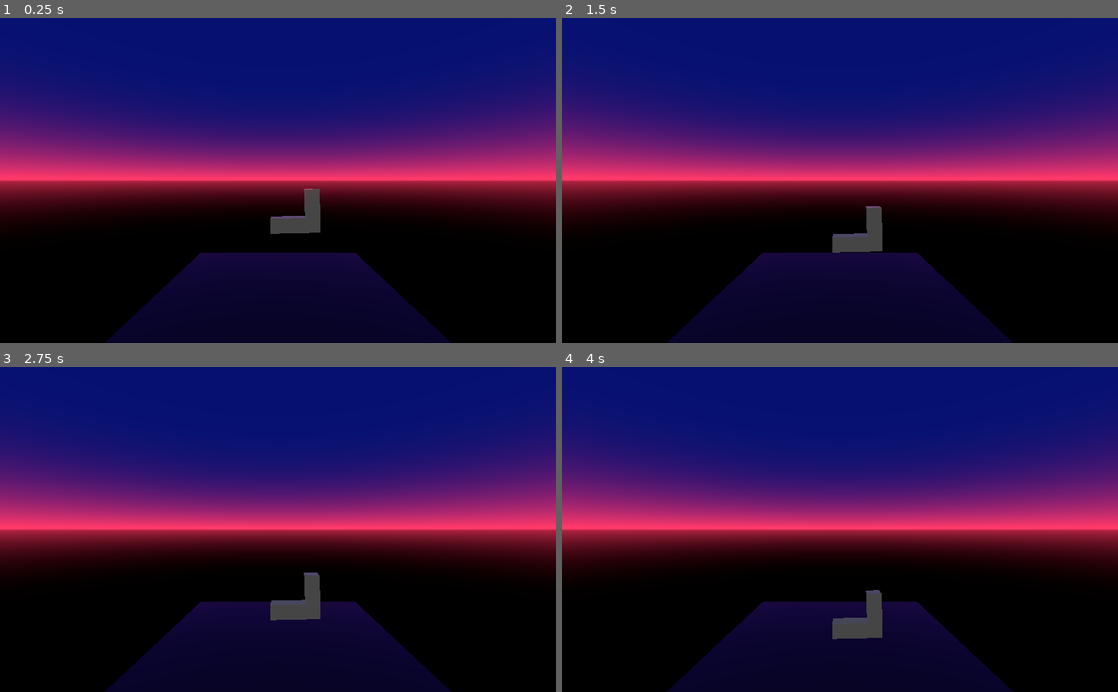
Above: before the commit, frames 1-4 (two rows, left to right).
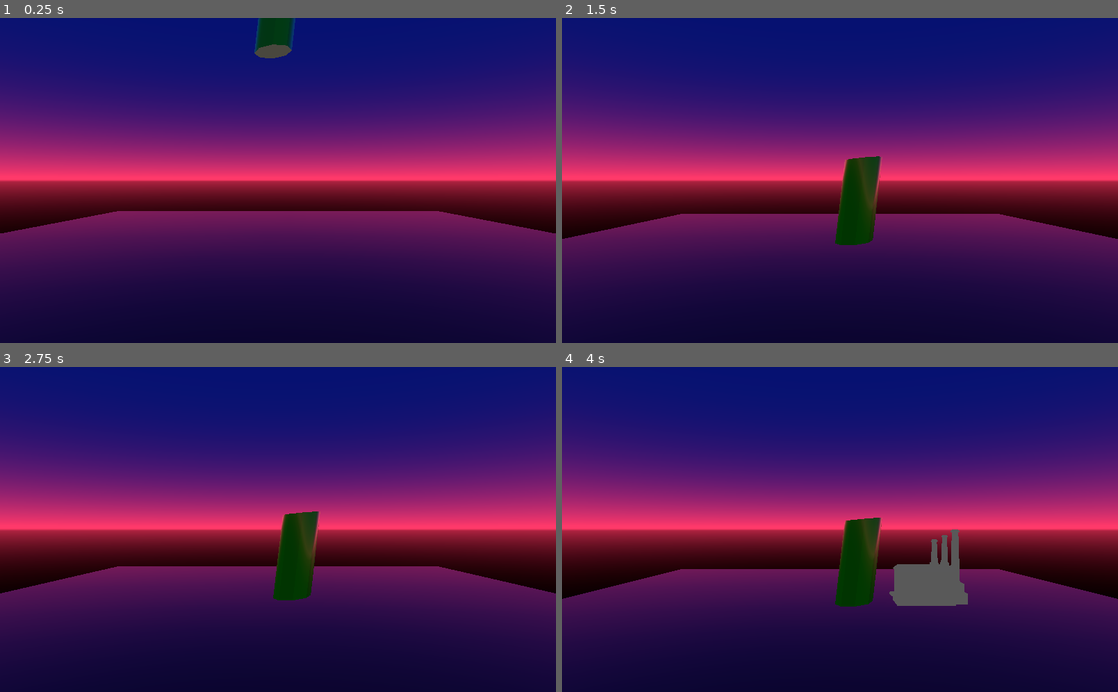
Above: after the commit, the same moments.

Repository: outfrost/SGJ19
Game: Godot game, scene res://main_scene.tscn
The game is run twice, just before and just after one commit, with the same random seed, the same clock (stepped at 60 frames per second) and the same inputs.
Inputs:
- Up to frame 1 (0.25 s): no input
- Up to frame 2 (1.5 s): hold D (move_block_right, bound only after the commit) 0.53-1.28 s; tap Space (drop_block, bound only after the commit) at 0.6, 1.35 s; hold A (move_block_left, bound only after the commit) from 1.28 s (still down)
- Up to frame 3 (2.75 s): release A (move_block_left, bound only after the commit) at 2.03 s; hold D (move_block_right, bound only after the commit) from 2.03 s (still down); tap Space (drop_block, bound only after the commit) at 2.1 s
- Up to frame 4 (4 s): tap Space (drop_block, bound only after the commit) at 2.85, 3.6 s; release D (move_block_right, bound only after the commit) at 3.53 s; hold A (move_block_left, bound only after the commit) from 3.53 s (still down)

The runs differ from the first frame. In frame 1, 48% of the frame differs, in the area x 0-100%, y 0-100%; in frame 2, 47%; in frame 3, 47%; in frame 4, 46%.

Commit message:
Make shit randomly fall from the sky and drop down and stick to other shit

Diff:
--- /dev/null
+++ b/BlockSpawner.gd
@@ -0,0 +1,37 @@
+extends Spatial
+
+# Declare member variables here.
+const blockScenePaths = PoolStringArray([ "res://items/cart01-01.tscn",
+                                          "res://items/cucumbertower.tscn",
+                                          "res://items/eiffeltower.tscn",
+                                          "res://items/factory01-01.tscn",
+                                          "res://items/tetrisblockL.tscn" ])
+const spawnInterval = 3.0
+const advanceVelocity = Vector3(0.0, 0.25, 0.0)
+
+var timeSinceLastSpawn = spawnInterval
+var itemScenes = Array()
+
+# Called when the node enters the scene tree for the first time.
+func _ready():
+	for path in blockScenePaths:
+		itemScenes.append(load(path))
+	randomize()
+
+# Called every frame. 'delta' is the elapsed time since the previous frame.
+func _process(delta):
+	timeSinceLastSpawn += delta
+	while timeSinceLastSpawn >= spawnInterval:
+		timeSinceLastSpawn -= spawnInterval
+		spawnItem()
+
+func _physics_process(delta):
+	translate(advanceVelocity * delta)
+
+func spawnItem():
+	var spatial = randomItemScene().instance() as Spatial
+	spatial.translation = translation
+	get_parent().add_child(spatial)
+
+func randomItemScene():
+	return itemScenes[int(rand_range(0, itemScenes.size() - 0.5))]
--- a/items/FallingBlockKinematic.gd
+++ b/items/FallingBlockKinematic.gd
@@ -1,4 +1,8 @@
 extends KinematicBody
+
+const fallVelocity = Vector3(0.0, -5.0, 0.0)
+const drop = Vector3(0.0, -1024.0, 0.0)
+const movementVelocity = Vector3(10.0, 0.0, 0.0)
 
 # Declare member variables here. Examples:
 var falling = true
@@ -13,7 +17,12 @@
 
 func _physics_process(delta):
 	if falling:
-		var collisions = self.move_and_collide(Vector3(0.0, -1.0, 0.0).normalized() * 2.0 * delta, true, false)
-		if collisions:
-			print_debug(collisions)
+		if Input.is_action_pressed("move_block_left"):
+			move_and_collide(- movementVelocity * delta, true, false)
+		if Input.is_action_pressed("move_block_right"):
+			move_and_collide(movementVelocity * delta, true, false)
+
+		if Input.is_action_just_pressed("drop_block"):
+			move_and_collide(drop, true, false)
+		elif move_and_collide(fallVelocity * delta, true, false):
 			falling = false
--- a/items/cart01-01.tscn
+++ b/items/cart01-01.tscn
@@ -1,6 +1,7 @@
-[gd_scene load_steps=3 format=2]
+[gd_scene load_steps=4 format=2]
 
-[ext_resource path="res://res3d/me_cart01-01.dae" type="PackedScene" id=1]
+[ext_resource path="res://items/FallingBlockKinematic.gd" type="Script" id=1]
+[ext_resource path="res://res3d/me_cart01-01.dae" type="PackedScene" id=2]
 
 [sub_resource type="BoxShape" id=1]
 extents = Vector3( 0.25, 0.25, 0.25 )
@@ -9,10 +10,11 @@
 
 [node name="KinematicBody" type="KinematicBody" parent="."]
 transform = Transform( 1, 0, 0, 0, 1, 0, 0, 0, 1, 0, 0.25, 0 )
+script = ExtResource( 1 )
 
 [node name="CollisionShape" type="CollisionShape" parent="KinematicBody"]
 transform = Transform( 8, 0, 0, 0, 8, 0, 0, 0, 8, 0, 1.75, 0 )
 shape = SubResource( 1 )
 
-[node name="Scene Root" parent="." instance=ExtResource( 1 )]
-transform = Transform( 8, 0, 0, 0, 8, 0, 0, 0, 8, 0, 0, 0 )
+[node name="Scene Root" parent="KinematicBody" instance=ExtResource( 2 )]
+transform = Transform( 8, 0, 0, 0, 8, 0, 0, 0, 8, 0, -0.25, 0 )
--- a/items/cucumbertower.tscn
+++ b/items/cucumbertower.tscn
@@ -1,14 +1,16 @@
-[gd_scene load_steps=3 format=2]
+[gd_scene load_steps=4 format=2]
 
-[ext_resource path="res://items/collision/cucumbertower_collision.tscn" type="PackedScene" id=1]
-[ext_resource path="res://res3d/86n5uZ.dae" type="PackedScene" id=2]
+[ext_resource path="res://items/FallingBlockKinematic.gd" type="Script" id=1]
+[ext_resource path="res://items/collision/cucumbertower_collision.tscn" type="PackedScene" id=2]
+[ext_resource path="res://res3d/86n5uZ.dae" type="PackedScene" id=3]
 
 [node name="Cucumber Tower" type="Spatial"]
 
 [node name="KinematicBody" type="KinematicBody" parent="."]
+script = ExtResource( 1 )
 
-[node name="CollisionShape" parent="KinematicBody" instance=ExtResource( 1 )]
+[node name="CollisionShape" parent="KinematicBody" instance=ExtResource( 2 )]
 transform = Transform( 0.398478, -0.0348623, 0, 0.0348623, 0.398478, 0, 0, 0, 0.4, 0, 1.1, 0 )
 
-[node name="Scene Root" parent="." instance=ExtResource( 2 )]
+[node name="Scene Root" parent="KinematicBody" instance=ExtResource( 3 )]
 transform = Transform( 0.398478, -0.0348623, 0, 0.0348623, 0.398478, 0, 0, 0, 0.4, 0, 1.1, 0 )
--- a/items/egg.tscn
+++ b/items/egg.tscn
@@ -1,16 +1,18 @@
-[gd_scene load_steps=3 format=2]
+[gd_scene load_steps=4 format=2]
 
-[ext_resource path="res://res3d/egg/egg.dae" type="PackedScene" id=1]
+[ext_resource path="res://items/FallingBlockKinematic.gd" type="Script" id=1]
+[ext_resource path="res://res3d/egg/egg.dae" type="PackedScene" id=2]
 
 [sub_resource type="CapsuleShape" id=1]
 
 [node name="Egg" type="Spatial"]
 
 [node name="KinematicBody" type="KinematicBody" parent="."]
+script = ExtResource( 1 )
 
 [node name="CollisionShape" type="CollisionShape" parent="KinematicBody"]
 transform = Transform( 1, 0, 0, 0, -4.37114e-08, -0.95, 0, 1, -4.15258e-08, 0, 1.3, 0 )
 shape = SubResource( 1 )
 
-[node name="Scene Root" parent="." instance=ExtResource( 1 )]
+[node name="Scene Root" parent="KinematicBody" instance=ExtResource( 2 )]
 transform = Transform( -0.819152, 0, -0.573576, 0, 1, 0, 0.573576, 0, -0.819152, 0, 0, 0 )
--- a/items/eiffeltower.tscn
+++ b/items/eiffeltower.tscn
@@ -1,14 +1,16 @@
-[gd_scene load_steps=3 format=2]
+[gd_scene load_steps=4 format=2]
 
-[ext_resource path="res://res3d/eilffel.dae" type="PackedScene" id=1]
+[ext_resource path="res://items/FallingBlockKinematic.gd" type="Script" id=1]
 [ext_resource path="res://items/collision/eiffeltower_collision.tscn" type="PackedScene" id=2]
+[ext_resource path="res://res3d/eilffel.dae" type="PackedScene" id=3]
 
 [node name="Eiffel Tower" type="Spatial"]
 
-[node name="Scene Root" parent="." instance=ExtResource( 1 )]
-transform = Transform( 0.2, 0, 0, 0, 0.2, 0, 0, 0, 0.2, 0, 0, 0 )
-
 [node name="KinematicBody" type="KinematicBody" parent="."]
+script = ExtResource( 1 )
 
 [node name="CollisionShape" parent="KinematicBody" instance=ExtResource( 2 )]
 transform = Transform( 0.2, 0, 0, 0, -8.74228e-09, -0.2, 0, 0.2, -8.74228e-09, 0, 0, 0 )
+
+[node name="Scene Root" parent="KinematicBody" instance=ExtResource( 3 )]
+transform = Transform( 0.2, 0, 0, 0, 0.2, 0, 0, 0, 0.2, 0, 0, 0 )
--- a/items/factory01-01.tscn
+++ b/items/factory01-01.tscn
@@ -1,6 +1,7 @@
-[gd_scene load_steps=3 format=2]
+[gd_scene load_steps=4 format=2]
 
-[ext_resource path="res://res3d/me_factory01-01.dae" type="PackedScene" id=1]
+[ext_resource path="res://items/FallingBlockKinematic.gd" type="Script" id=1]
+[ext_resource path="res://res3d/me_factory01-01.dae" type="PackedScene" id=2]
 
 [sub_resource type="BoxShape" id=1]
 
@@ -8,6 +9,7 @@
 
 [node name="KinematicBody" type="KinematicBody" parent="."]
 transform = Transform( 1, 0, 0, 0, 1, 0, 0, 0, 1, 0, 0.25, 0 )
+script = ExtResource( 1 )
 
 [node name="CollisionShape" type="CollisionShape" parent="KinematicBody"]
 transform = Transform( 2, 0, 0, 0, 1, 0, 0, 0, 1, 0.4, 0.75, 0 )
@@ -17,5 +19,5 @@
 transform = Transform( -8.74228e-08, -1, 0, 2, -4.37114e-08, 0, 0, 0, 1, 1.4, 1.75, 0 )
 shape = SubResource( 1 )
 
-[node name="Scene Root" parent="." instance=ExtResource( 1 )]
-transform = Transform( 4, 0, 0, 0, 4, 0, 0, 0, 4, 0, 0, 0 )
+[node name="Scene Root" parent="KinematicBody" instance=ExtResource( 2 )]
+transform = Transform( 4, 0, 0, 0, 4, 0, 0, 0, 4, 0, -0.25, 0 )
--- a/main_scene.tscn
+++ b/main_scene.tscn
@@ -1,23 +1,24 @@
 [gd_scene load_steps=4 format=2]
 
-[ext_resource path="res://baseplatform.tscn" type="PackedScene" id=1]
-[ext_resource path="res://items/tetrisblockL.tscn" type="PackedScene" id=2]
-
-[sub_resource type="BoxShape" id=1]
-extents = Vector3( 16, 1, 16 )
+[ext_resource path="res://BlockSpawner.gd" type="Script" id=1]
+[ext_resource path="res://baseplatform.tscn" type="PackedScene" id=2]
+[ext_resource path="res://sidewall.tscn" type="PackedScene" id=3]
 
 [node name="Main Scene" type="Spatial"]
 
-[node name="Main Camera" type="Camera" parent="."]
-transform = Transform( 1, 0, 0, 0, 1, 0, 0, 0, 1, 0, 16, 32 )
+[node name="Block Spawner" type="Spatial" parent="."]
+transform = Transform( 1, 0, 0, 0, 1, 0, 0, 0, 1, 0, 12, 0 )
+script = ExtResource( 1 )
+
+[node name="Main Camera" type="Camera" parent="Block Spawner"]
+transform = Transform( 1, 0, 0, 0, 1, 0, 0, 0, 1, 0, -8, 19 )
+fov = 50.0
 far = 256.0
 
-[node name="Base Platform" parent="." instance=ExtResource( 1 )]
+[node name="Base Platform" parent="." instance=ExtResource( 2 )]
 
-[node name="Tetris Block L" parent="." instance=ExtResource( 2 )]
-transform = Transform( 1, 0, 0, 0, 1, 0, 0, 0, 1, 0, 10.3549, 0 )
+[node name="Side Wall Left" parent="." instance=ExtResource( 3 )]
+transform = Transform( 1, 0, 0, 0, 1, 0, 0, 0, 1, -17, 0, 0 )
 
-[node name="KinematicBody" type="KinematicBody" parent="."]
-
-[node name="CollisionShape" type="CollisionShape" parent="KinematicBody"]
-shape = SubResource( 1 )
+[node name="Side Wall Right" parent="." instance=ExtResource( 3 )]
+transform = Transform( 1, 0, 0, 0, 1, 0, 0, 0, 1, 17, 0, 0 )
--- a/project.godot
+++ b/project.godot
@@ -19,6 +19,31 @@
 run/main_scene="res://main_scene.tscn"
 config/icon="res://icon.png"
 
+[input]
+
+move_block_left={
+"deadzone": 0.3,
+"events": [ Object(InputEventKey,"resource_local_to_scene":false,"resource_name":"","device":0,"alt":false,"shift":false,"control":false,"meta":false,"command":false,"pressed":false,"scancode":65,"unicode":0,"echo":false,"script":null)
+, Object(InputEventKey,"resource_local_to_scene":false,"resource_name":"","device":0,"alt":false,"shift":false,"control":false,"meta":false,"command":false,"pressed":false,"scancode":16777231,"unicode":0,"echo":false,"script":null)
+, Object(InputEventJoypadMotion,"resource_local_to_scene":false,"resource_name":"","device":0,"axis":0,"axis_value":-1.0,"script":null)
+ ]
+}
+move_block_right={
+"deadzone": 0.3,
+"events": [ Object(InputEventKey,"resource_local_to_scene":false,"resource_name":"","device":0,"alt":false,"shift":false,"control":false,"meta":false,"command":false,"pressed":false,"scancode":68,"unicode":0,"echo":false,"script":null)
+, Object(InputEventKey,"resource_local_to_scene":false,"resource_name":"","device":0,"alt":false,"shift":false,"control":false,"meta":false,"command":false,"pressed":false,"scancode":16777233,"unicode":0,"echo":false,"script":null)
+, Object(InputEventJoypadMotion,"resource_local_to_scene":false,"resource_name":"","device":0,"axis":0,"axis_value":1.0,"script":null)
+ ]
+}
+drop_block={
+"deadzone": 0.5,
+"events": [ Object(InputEventKey,"resource_local_to_scene":false,"resource_name":"","device":0,"alt":false,"shift":false,"control":false,"meta":false,"command":false,"pressed":false,"scancode":32,"unicode":0,"echo":false,"script":null)
+, Object(InputEventKey,"resource_local_to_scene":false,"resource_name":"","device":0,"alt":false,"shift":false,"control":false,"meta":false,"command":false,"pressed":false,"scancode":83,"unicode":0,"echo":false,"script":null)
+, Object(InputEventKey,"resource_local_to_scene":false,"resource_name":"","device":0,"alt":false,"shift":false,"control":false,"meta":false,"command":false,"pressed":false,"scancode":16777234,"unicode":0,"echo":false,"script":null)
+, Object(InputEventJoypadButton,"resource_local_to_scene":false,"resource_name":"","device":0,"button_index":5,"pressure":0.0,"pressed":false,"script":null)
+ ]
+}
+
 [rendering]
 
 environment/default_environment="res://default_env.tres"
--- /dev/null
+++ b/sidewall.tscn
@@ -0,0 +1,12 @@
+[gd_scene load_steps=2 format=2]
+
+[sub_resource type="BoxShape" id=1]
+extents = Vector3( 1, 1024, 16 )
+
+[node name="Side Wall" type="Spatial"]
+
+[node name="StaticBody" type="StaticBody" parent="."]
+transform = Transform( 1, 0, 0, 0, 1, 0, 0, 0, 1, 0, 1024, 0 )
+
+[node name="CollisionShape" type="CollisionShape" parent="StaticBody"]
+shape = SubResource( 1 )
